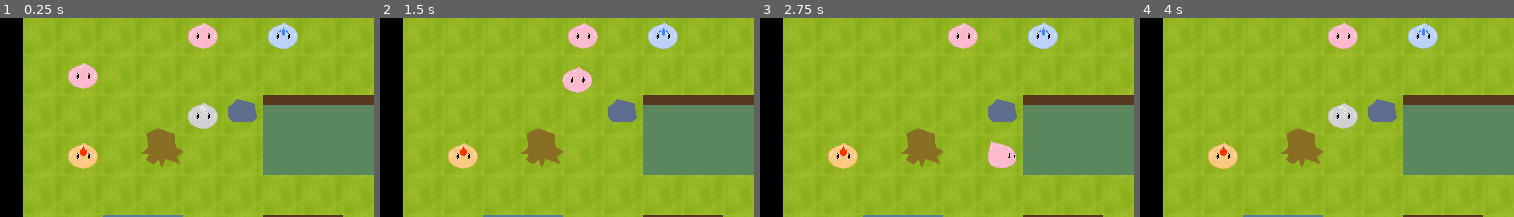
Above: before the commit, frames 1-4 (left to right).
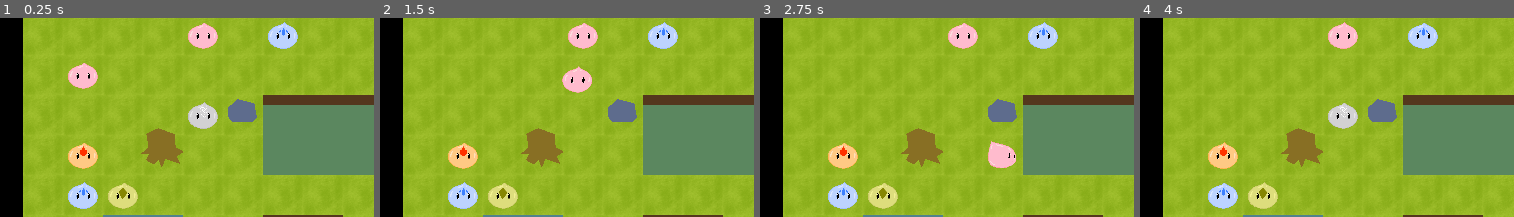
Above: after the commit, the same moments.

Repository: uspgamedev/crossover-slime
Game: Godot game, scene res://game/test_01/Game.tscn
Two runs of this game, one before a commit and one after it. Both use one fixed random seed, a clock stepped at 60 frames per second and the inputs below.
Inputs:
- Up to frame 1 (0.25 s): no input
- Up to frame 2 (1.5 s): tap Enter at 0.5 s; hold D (move_right) 0.53-1.28 s; hold Space (use_power) 0.53-1.28 s; hold S (move_down) from 1.28 s (still down); tap Space (use_power) at 1.35 s
- Up to frame 3 (2.75 s): release S (move_down) at 2.03 s; hold D (move_right) from 2.03 s (still down); hold Space (use_power) from 2.03 s (still down)
- Up to frame 4 (4 s): tap R (retry_stage) at 2.75 s; release D (move_right) at 2.78 s; release Space (use_power) at 2.78 s; hold W (move_up) 2.78-3.53 s; tap Space (use_power) at 2.85 s; hold A (move_left) from 3.53 s (still down); hold Space (use_power) from 3.53 s (still down)
The pictures show only the part of the screen within x 0-50%, y 14-64%; the shares and areas given below are measured in that part.

The runs differ from the first frame. In frame 1, 1.5% of the frame differs, in the area x 18-37%, y 82-96%; in frame 2, 1.5%; in frame 3, 1.5%; in frame 4, 1.5%.

Commit message:
Wood power!

Diff:
--- a/property/powered_by_earth/PoweredByEarth.gd
+++ b/property/powered_by_earth/PoweredByEarth.gd
@@ -1,4 +1,10 @@
 class_name PoweredByEarth extends Property
 
-func _handle_effect(stage: Stage, entity: Entity, effect: Dictionary):
-	pass
+export var mix_with: Script
+export var wood_power_scn: PackedScene
+
+func _handle_effect(_stage: Stage, _entity: Entity, effect: Dictionary):
+	match effect:
+		{ "type": "gain_power", "power": var power }:
+			if power is mix_with:
+				effect.power = wood_power_scn.instance()
--- a/property/powered_by_earth/PoweredByEarth.tscn
+++ b/property/powered_by_earth/PoweredByEarth.tscn
@@ -1,6 +1,10 @@
-[gd_scene load_steps=2 format=2]
+[gd_scene load_steps=4 format=2]
 
 [ext_resource path="res://property/powered_by_earth/PoweredByEarth.gd" type="Script" id=1]
+[ext_resource path="res://property/powered_by_water/PoweredByWater.gd" type="Script" id=2]
+[ext_resource path="res://property/powered_by_wood/PoweredByWood.tscn" type="PackedScene" id=3]
 
 [node name="PoweredByEarth" type="Node2D"]
 script = ExtResource( 1 )
+mix_with = ExtResource( 2 )
+wood_power_scn = ExtResource( 3 )
--- a/property/powered_by_water/PoweredByWater.gd
+++ b/property/powered_by_water/PoweredByWater.gd
@@ -1,7 +1,11 @@
 class_name PoweredByWater extends Property
 
-export var mix_with: Script
+export var mix_with_fire: Script
 export var air_power_scn: PackedScene
+
+export var mix_with_earth: Script
+export var wood_power_scn: PackedScene
+
 export var squirt_scn: PackedScene
 
 func _handle_effect(stage: Stage, entity: Entity, effect: Dictionary):
@@ -25,5 +29,7 @@
 				at = target_tile
 			})
 		{ "type": "gain_power", "power": var power }:
-			if power is mix_with:
+			if power is mix_with_fire:
 				effect.power = air_power_scn.instance()
+			elif power is mix_with_earth:
+				effect.power = wood_power_scn.instance()
--- a/property/powered_by_water/PoweredByWater.tscn
+++ b/property/powered_by_water/PoweredByWater.tscn
@@ -1,10 +1,14 @@
-[gd_scene load_steps=4 format=2]
+[gd_scene load_steps=6 format=2]
 
 [ext_resource path="res://property/powered_by_water/PoweredByWater.gd" type="Script" id=1]
 [ext_resource path="res://property/powered_by_wind/PoweredByWind.tscn" type="PackedScene" id=2]
 [ext_resource path="res://property/powered_by_fire/PoweredByFire.gd" type="Script" id=3]
+[ext_resource path="res://property/powered_by_earth/PoweredByEarth.gd" type="Script" id=4]
+[ext_resource path="res://property/powered_by_wood/PoweredByWood.tscn" type="PackedScene" id=5]
 
 [node name="PoweredByWater" type="Node2D"]
 script = ExtResource( 1 )
-mix_with = ExtResource( 3 )
+mix_with_fire = ExtResource( 3 )
 air_power_scn = ExtResource( 2 )
+mix_with_earth = ExtResource( 4 )
+wood_power_scn = ExtResource( 5 )
--- /dev/null
+++ b/property/powered_by_wood/PoweredByWood.gd
@@ -0,0 +1,25 @@
+extends Property
+
+export var trunk_scn: PackedScene
+
+func _handle_effect(stage: Stage, entity: Entity, effect: Dictionary):
+	match effect:
+		{ "type": "use_power" }:
+			var check_dir := {
+				type = "check_dir", dir = Vector2.DOWN
+			}
+			stage.apply_effect(entity, check_dir)
+			var dir := check_dir.dir as Vector2
+			var map := stage.get_map()
+			var target_tile := entity.tile + dir
+			# Check if tile is empty
+			if stage.get_entity_at(target_tile) != null:
+				return
+			# Check if tile is grass
+			var tile_type := map.get_tile_type(target_tile)
+			if not tile_type in Map.GROUND_TILES:
+				return
+			var trunk := trunk_scn.instance() as Entity
+			trunk.tile = target_tile
+			trunk.position = map.map_to_world(target_tile) + map.cell_size / 2
+			stage.add_child(trunk)
--- /dev/null
+++ b/property/powered_by_wood/PoweredByWood.tscn
@@ -0,0 +1,8 @@
+[gd_scene load_steps=3 format=2]
+
+[ext_resource path="res://property/powered_by_wood/PoweredByWood.gd" type="Script" id=1]
+[ext_resource path="res://entity/trunk/Trunk.tscn" type="PackedScene" id=2]
+
+[node name="PoweredByWood" type="Node2D"]
+script = ExtResource( 1 )
+trunk_scn = ExtResource( 2 )
--- a/stage/Map.gd
+++ b/stage/Map.gd
@@ -1,5 +1,6 @@
 class_name Map extends TileMap
 
+const GROUND_TILES = ["grass"]
 const SHALLOW_PIT_TILES = ["shallow", "shallow_pit"]
 const DEEP_PIT_TILES = ["void", "deep_pit"]
 const WATER_TILES = ["water", "water_border"]
--- a/stage/test_01/Stage.tscn
+++ b/stage/test_01/Stage.tscn
@@ -9,6 +9,7 @@
 [ext_resource path="res://entity/slime/water_slime/WaterSlime.tscn" type="PackedScene" id=7]
 [ext_resource path="res://entity/exit/Exit.tscn" type="PackedScene" id=8]
 [ext_resource path="res://entity/slime/neutral_slime/NeutralSlime.tscn" type="PackedScene" id=9]
+[ext_resource path="res://entity/slime/earth_slime/EarthSlime.tscn" type="PackedScene" id=10]
 
 [node name="Stage" instance=ExtResource( 1 )]
 player_path = NodePath("Player")
@@ -44,10 +45,19 @@
 tile = Vector2( 7, 2 )
 sprite_path = NodePath("")
 
-[node name="Exit" parent="." index="7" instance=ExtResource( 8 )]
+[node name="WaterSlime2" parent="." index="7" instance=ExtResource( 7 )]
+position = Vector2( 160, 416 )
+tile = Vector2( 2, 6 )
+sprite_path = NodePath("")
+
+[node name="EarthSlime" parent="." index="8" instance=ExtResource( 10 )]
+position = Vector2( 224, 416 )
+tile = Vector2( 3, 6 )
+
+[node name="Exit" parent="." index="9" instance=ExtResource( 8 )]
 position = Vector2( 736, 352 )
 tile = Vector2( 11, 5 )
 
-[node name="Player" parent="." index="8" instance=ExtResource( 2 )]
+[node name="Player" parent="." index="10" instance=ExtResource( 2 )]
 position = Vector2( 160, 224 )
 tile = Vector2( 2, 3 )
Not shown: 1 places in stage/test_01/Stage.tscn that only renumber resources
